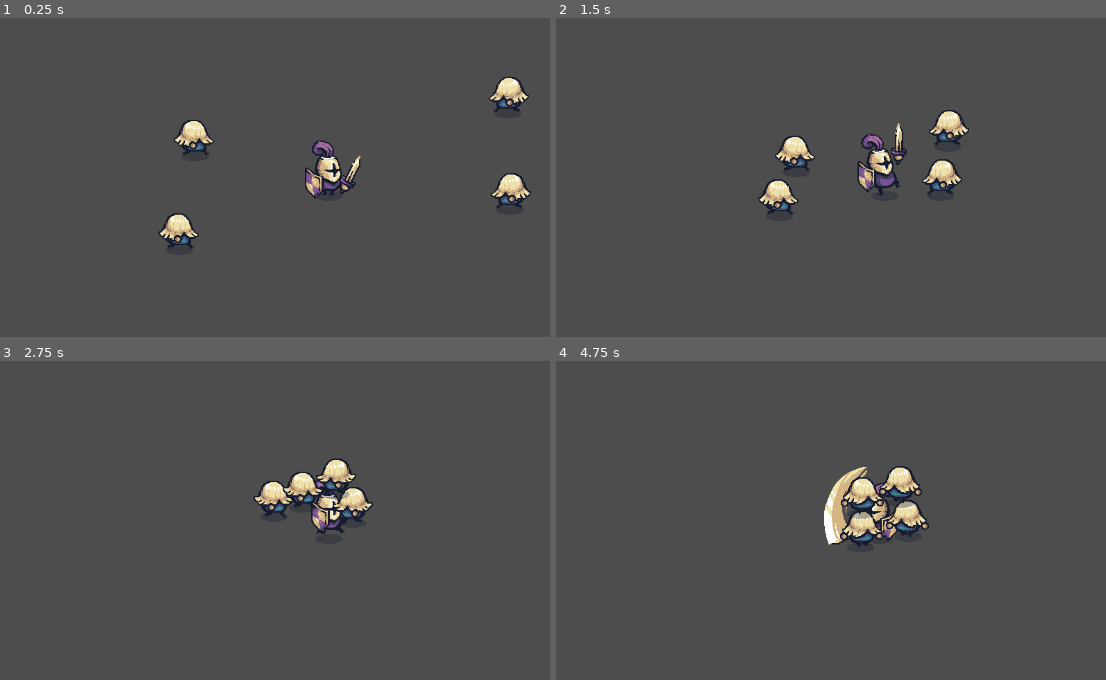
Above: before the commit, frames 1-4 (two rows, left to right).
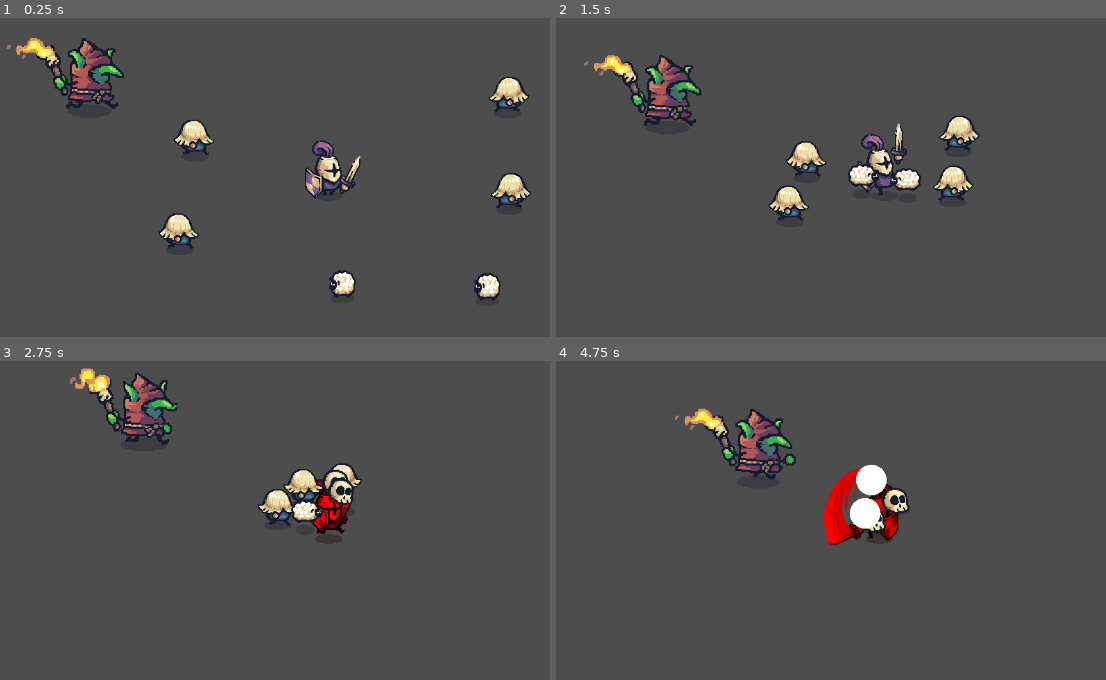
Above: after the commit, the same moments.

Repository: AlekssandherMax/godot-course
Game: Godot game, scene res://test scenes/testPlayer.tscn
The game is run twice, just before and just after one commit, with the same random seed, the same clock (stepped at 60 frames per second) and the same inputs.
Inputs (mouse positions are in pixels of both pictures, inside the frame that each line leads up to):
- Up to frame 1 (0.25 s): no input
- Up to frame 2 (1.5 s): move the mouse to (1062, 171) at 0.52 s; hold D (move_right) 0.53-1.28 s; click (1062, 171) at 0.6 s; move the mouse to (726, 215) at 1.27 s; hold S (move_down) from 1.28 s (still down); click (726, 215) at 1.35 s
- Up to frame 3 (2.75 s): move the mouse to (407, 437) at 2.02 s; release S (move_down) at 2.03 s; hold D (move_right) from 2.03 s (still down); click (407, 437) at 2.1 s
- Up to frame 4 (4.75 s): move the mouse to (842, 625) at 2.77 s; release D (move_right) at 2.78 s; hold W (move_up) 2.78-3.53 s; click (842, 625) at 2.85 s; move the mouse to (outside the picture) at 3.52 s; hold A (move_left) from 3.53 s (still down); click (outside the picture) at 3.6 s; move the mouse to (644, 469) at 4.27 s; click (644, 469) at 4.35 s

The runs differ from the first frame. In frame 1, 2.7% of the frame differs, in the area x 1-92%, y 6-89%; in frame 2, 5.3%; in frame 3, 4.8%; in frame 4, 5.5%, in the area x 21-68%, y 14-59%.

Commit message:
Feito sistema de dano player e inimigos e adicionado mais 2 inimigos, sheep e goblin

Diff:
--- a/godot-course/game1/enemies/enemy.gd
+++ b/godot-course/game1/enemies/enemy.gd
@@ -3,7 +3,28 @@
 extends Node2D
 
 @export var health: int = 10
+@export var deathPrefab: PackedScene
 
 func damage(amount: int):
 	health -= amount
 	print("Inimigo recebeu dano de ", amount, "e a vida atual é ", health)
+
+	#damagesignal
+	modulate = Color.RED
+	var tween = create_tween()
+	tween.set_ease(Tween.EASE_IN)
+	tween.set_trans(Tween.TRANS_QUINT)
+	tween.tween_property(self, "modulate", Color.WHITE, 0.3)
+
+
+	#Process death
+	if health <= 0:
+		die()
+
+func die() -> void:
+	if deathPrefab:
+		var deathObject = deathPrefab.instantiate()
+		deathObject.position = position
+		get_parent().add_child(deathObject)
+
+	queue_free()
--- /dev/null
+++ b/godot-course/game1/enemies/goblin.tscn
@@ -0,0 +1,81 @@
+[gd_scene load_steps=13 format=3 uid="uid://ciqcd6bvoqcpq"]
+
+[ext_resource type="Script" path="res://enemies/enemy.gd" id="1_p48mm"]
+[ext_resource type="PackedScene" uid="uid://cwv34yafiaxqd" path="res://events/die.tscn" id="2_rro2n"]
+[ext_resource type="Texture2D" uid="uid://bdf1j2smumexl" path="res://addons/Tiny swords/Factions/Goblins/Troops/Torch/Red/Torch_Red.png" id="3_fudbg"]
+[ext_resource type="Script" path="res://behaviors/followPlayer.gd" id="4_yaxa5"]
+
+[sub_resource type="AtlasTexture" id="AtlasTexture_tlu5g"]
+atlas = ExtResource("3_fudbg")
+region = Rect2(0, 192, 192, 192)
+
+[sub_resource type="AtlasTexture" id="AtlasTexture_0adfl"]
+atlas = ExtResource("3_fudbg")
+region = Rect2(192, 192, 192, 192)
+
+[sub_resource type="AtlasTexture" id="AtlasTexture_eesni"]
+atlas = ExtResource("3_fudbg")
+region = Rect2(384, 192, 192, 192)
+
+[sub_resource type="AtlasTexture" id="AtlasTexture_ytnb0"]
+atlas = ExtResource("3_fudbg")
+region = Rect2(576, 192, 192, 192)
+
+[sub_resource type="AtlasTexture" id="AtlasTexture_iusyx"]
+atlas = ExtResource("3_fudbg")
+region = Rect2(768, 192, 192, 192)
+
+[sub_resource type="AtlasTexture" id="AtlasTexture_c3knd"]
+atlas = ExtResource("3_fudbg")
+region = Rect2(960, 192, 192, 192)
+
+[sub_resource type="SpriteFrames" id="SpriteFrames_g0uaf"]
+animations = [{
+"frames": [{
+"duration": 1.0,
+"texture": SubResource("AtlasTexture_tlu5g")
+}, {
+"duration": 1.0,
+"texture": SubResource("AtlasTexture_0adfl")
+}, {
+"duration": 1.0,
+"texture": SubResource("AtlasTexture_eesni")
+}, {
+"duration": 1.0,
+"texture": SubResource("AtlasTexture_ytnb0")
+}, {
+"duration": 1.0,
+"texture": SubResource("AtlasTexture_iusyx")
+}, {
+"duration": 1.0,
+"texture": SubResource("AtlasTexture_c3knd")
+}],
+"loop": true,
+"name": &"default",
+"speed": 10.0
+}]
+
+[sub_resource type="CapsuleShape2D" id="CapsuleShape2D_iafkm"]
+radius = 46.0
+height = 98.0
+
+[node name="goblin" type="CharacterBody2D" groups=["enemies"]]
+script = ExtResource("1_p48mm")
+health = 20
+deathPrefab = ExtResource("2_rro2n")
+
+[node name="AnimatedSprite2D" type="AnimatedSprite2D" parent="."]
+position = Vector2(3.8147e-06, -46)
+scale = Vector2(1.56771, 1.56771)
+sprite_frames = SubResource("SpriteFrames_g0uaf")
+autoplay = "default"
+frame = 3
+frame_progress = 0.947472
+
+[node name="CollisionShape2D" type="CollisionShape2D" parent="."]
+position = Vector2(0, -48)
+shape = SubResource("CapsuleShape2D_iafkm")
+
+[node name="followPlayer" type="Node" parent="."]
+script = ExtResource("4_yaxa5")
+speed = 0.6
--- a/godot-course/game1/enemies/pawn.tscn
+++ b/godot-course/game1/enemies/pawn.tscn
@@ -1,8 +1,9 @@
-[gd_scene load_steps=12 format=3 uid="uid://ckcigheilkvyb"]
+[gd_scene load_steps=13 format=3 uid="uid://ckcigheilkvyb"]
 
 [ext_resource type="Script" path="res://behaviors/followPlayer.gd" id="1_iqp2i"]
 [ext_resource type="Script" path="res://enemies/enemy.gd" id="1_l413a"]
 [ext_resource type="Texture2D" uid="uid://cpcj4bhoqvmnr" path="res://addons/Tiny swords/Factions/Knights/Troops/Pawn/Blue/Pawn_Blue.png" id="1_xjs04"]
+[ext_resource type="PackedScene" uid="uid://cwv34yafiaxqd" path="res://events/die.tscn" id="2_gkpj2"]
 
 [sub_resource type="AtlasTexture" id="AtlasTexture_lrfjk"]
 atlas = ExtResource("1_xjs04")
@@ -60,15 +61,18 @@
 
 [node name="Pawn" type="CharacterBody2D" groups=["enemies"]]
 script = ExtResource("1_l413a")
+health = 4
+deathPrefab = ExtResource("2_gkpj2")
 
 [node name="AnimatedSprite2D" type="AnimatedSprite2D" parent="."]
 position = Vector2(0, -22)
 sprite_frames = SubResource("SpriteFrames_g0uaf")
 autoplay = "default"
 frame = 3
-frame_progress = 0.89357
+frame_progress = 0.779747
 
 [node name="CollisionShape2D" type="CollisionShape2D" parent="."]
+visible = false
 position = Vector2(0, -22)
 shape = SubResource("CapsuleShape2D_iafkm")
 
--- /dev/null
+++ b/godot-course/game1/enemies/sheep.tscn
@@ -0,0 +1,80 @@
+[gd_scene load_steps=13 format=3 uid="uid://bv7pmef8n3jfj"]
+
+[ext_resource type="Script" path="res://enemies/enemy.gd" id="1_h1uc5"]
+[ext_resource type="PackedScene" uid="uid://cwv34yafiaxqd" path="res://events/die.tscn" id="2_mtonw"]
+[ext_resource type="Texture2D" uid="uid://dh7dnhmqivqh" path="res://addons/Tiny swords/Resources/Sheep/HappySheep_Bouncing.png" id="3_ce85c"]
+[ext_resource type="Script" path="res://behaviors/followPlayer.gd" id="4_brdaa"]
+
+[sub_resource type="AtlasTexture" id="AtlasTexture_q8isc"]
+atlas = ExtResource("3_ce85c")
+region = Rect2(0, 0, 128, 128)
+
+[sub_resource type="AtlasTexture" id="AtlasTexture_p0e56"]
+atlas = ExtResource("3_ce85c")
+region = Rect2(128, 0, 128, 128)
+
+[sub_resource type="AtlasTexture" id="AtlasTexture_kjpwt"]
+atlas = ExtResource("3_ce85c")
+region = Rect2(256, 0, 128, 128)
+
+[sub_resource type="AtlasTexture" id="AtlasTexture_1iw4v"]
+atlas = ExtResource("3_ce85c")
+region = Rect2(384, 0, 128, 128)
+
+[sub_resource type="AtlasTexture" id="AtlasTexture_rjhc0"]
+atlas = ExtResource("3_ce85c")
+region = Rect2(512, 0, 128, 128)
+
+[sub_resource type="AtlasTexture" id="AtlasTexture_urdqc"]
+atlas = ExtResource("3_ce85c")
+region = Rect2(640, 0, 128, 128)
+
+[sub_resource type="SpriteFrames" id="SpriteFrames_g0uaf"]
+animations = [{
+"frames": [{
+"duration": 1.0,
+"texture": SubResource("AtlasTexture_q8isc")
+}, {
+"duration": 1.0,
+"texture": SubResource("AtlasTexture_p0e56")
+}, {
+"duration": 1.0,
+"texture": SubResource("AtlasTexture_kjpwt")
+}, {
+"duration": 1.0,
+"texture": SubResource("AtlasTexture_1iw4v")
+}, {
+"duration": 1.0,
+"texture": SubResource("AtlasTexture_rjhc0")
+}, {
+"duration": 1.0,
+"texture": SubResource("AtlasTexture_urdqc")
+}],
+"loop": true,
+"name": &"default",
+"speed": 10.0
+}]
+
+[sub_resource type="CapsuleShape2D" id="CapsuleShape2D_iafkm"]
+radius = 19.0
+height = 38.0
+
+[node name="sheep" type="CharacterBody2D" groups=["enemies"]]
+script = ExtResource("1_h1uc5")
+health = 1
+deathPrefab = ExtResource("2_mtonw")
+
+[node name="AnimatedSprite2D" type="AnimatedSprite2D" parent="."]
+position = Vector2(0, -18)
+sprite_frames = SubResource("SpriteFrames_g0uaf")
+autoplay = "default"
+frame = 5
+frame_progress = 0.0974656
+
+[node name="CollisionShape2D" type="CollisionShape2D" parent="."]
+position = Vector2(0, -21)
+shape = SubResource("CapsuleShape2D_iafkm")
+
+[node name="followPlayer" type="Node" parent="."]
+script = ExtResource("4_brdaa")
+speed = 2.0
--- /dev/null
+++ b/godot-course/game1/events/die.tscn
@@ -0,0 +1,67 @@
+[gd_scene load_steps=5 format=3 uid="uid://cwv34yafiaxqd"]
+
+[ext_resource type="Texture2D" uid="uid://ckcblc4cqecpw" path="res://addons/Tiny swords/Factions/Knights/Troops/Dead/Dead.png" id="1_wgyn8"]
+
+[sub_resource type="Animation" id="Animation_j4mgn"]
+length = 0.001
+tracks/0/type = "value"
+tracks/0/imported = false
+tracks/0/enabled = true
+tracks/0/path = NodePath(".:frame_coords")
+tracks/0/interp = 1
+tracks/0/loop_wrap = true
+tracks/0/keys = {
+"times": PackedFloat32Array(0),
+"transitions": PackedFloat32Array(1),
+"update": 1,
+"values": [Vector2i(0, 0)]
+}
+
+[sub_resource type="Animation" id="Animation_0xbc3"]
+resource_name = "deffault"
+length = 2.1
+loop_mode = 2
+tracks/0/type = "value"
+tracks/0/imported = false
+tracks/0/enabled = true
+tracks/0/path = NodePath(".:frame_coords")
+tracks/0/interp = 1
+tracks/0/loop_wrap = true
+tracks/0/keys = {
+"times": PackedFloat32Array(0, 0.1, 0.2, 0.3, 0.4, 0.5, 0.6, 1.3, 1.4, 1.5, 1.6, 1.7, 1.8, 1.9),
+"transitions": PackedFloat32Array(1, 1, 1, 1, 1, 1, 1, 1, 1, 1, 1, 1, 1, 1),
+"update": 1,
+"values": [Vector2i(0, 0), Vector2i(1, 0), Vector2i(2, 0), Vector2i(3, 0), Vector2i(4, 0), Vector2i(5, 0), Vector2i(6, 0), Vector2i(0, 1), Vector2i(1, 1), Vector2i(2, 1), Vector2i(3, 1), Vector2i(4, 1), Vector2i(5, 1), Vector2i(6, 1)]
+}
+tracks/1/type = "method"
+tracks/1/imported = false
+tracks/1/enabled = true
+tracks/1/path = NodePath(".")
+tracks/1/interp = 1
+tracks/1/loop_wrap = true
+tracks/1/keys = {
+"times": PackedFloat32Array(2.1),
+"transitions": PackedFloat32Array(1),
+"values": [{
+"args": [],
+"method": &"queue_free"
+}]
+}
+
+[sub_resource type="AnimationLibrary" id="AnimationLibrary_t4ihh"]
+_data = {
+"RESET": SubResource("Animation_j4mgn"),
+"deffault": SubResource("Animation_0xbc3")
+}
+
+[node name="Die" type="Sprite2D"]
+texture = ExtResource("1_wgyn8")
+offset = Vector2(0, -30)
+hframes = 7
+vframes = 2
+
+[node name="AnimationPlayer" type="AnimationPlayer" parent="."]
+libraries = {
+"": SubResource("AnimationLibrary_t4ihh")
+}
+autoplay = "deffault"
--- a/godot-course/game1/player/player.gd
+++ b/godot-course/game1/player/player.gd
@@ -6,10 +6,16 @@
 @onready var animationPlayer: AnimationPlayer = $AnimationPlayer
 @onready var swordArea: Area2D = $swordArea
 
+@export var health: int = 100
+@export var deathPrefab: PackedScene
+@onready var hitboxArea: Area2D = $hitbox
+
+
 var input_vector: Vector2 = Vector2(0, 0)
 var isRunning: bool = false
 var isAttacking: bool = false
 var attackColdown: float = 0
+var hitboxColdown: float = 0
 
 func _process(delta: float) -> void:
 	readInput()
@@ -21,6 +27,12 @@
 			animationPlayer.play("idle")
 		pass
 	GameManager.playerPosition = position
+
+	if not isAttacking:
+		rotateSprite()
+
+	#process damdage
+	updateHitboxDetection(delta)
 
 func _physics_process(delta: float) -> void:
 	#To change velocity
@@ -43,7 +55,7 @@
 			else:
 				animationPlayer.play("idle")
 			pass
-
+func rotateSprite():
 	#To flip sprite
 	if input_vector.x > 0:
 		sprite.flip_h = false
@@ -81,5 +93,58 @@
 	for body in bodies:
 		if body.is_in_group("enemies"):
 			var Enemy: enemy = body
-			Enemy.damage(swordDamage)
+
+			var directionToEnemy = (Enemy.position - position).normalized()
+			var attackDirection: Vector2
+			if sprite.flip_h:
+				attackDirection = Vector2.LEFT
+			else:
+				attackDirection = Vector2.RIGHT
+			var dotPtoduct = directionToEnemy.dot(attackDirection)
+
+			print("Dot:", dotPtoduct)
+
+			if dotPtoduct >= 0.3:
+				Enemy.damage(swordDamage)
 	pass
+
+func damage(amount: int):
+	if health <= 0: return
+	health -= amount
+	print("Player recebeu dano de ", amount, "e a vida atual é ", health)
+
+	#damagesignal
+	modulate = Color.RED
+	var tween = create_tween()
+	tween.set_ease(Tween.EASE_IN)
+	tween.set_trans(Tween.TRANS_QUINT)
+	tween.tween_property(self, "modulate", Color.WHITE, 0.3)
+
+
+	#Process death
+	if health <= 0:
+		die()
+
+func die() -> void:
+	if deathPrefab:
+		var deathObject = deathPrefab.instantiate()
+		deathObject.position = position
+		get_parent().add_child(deathObject)
+
+	queue_free()
+
+func updateHitboxDetection(delta: float):
+
+	hitboxColdown -= delta
+	if hitboxColdown > 0: return
+
+	hitboxColdown = 0.5
+
+	var bodies = hitboxArea.get_overlapping_bodies()
+	for body in bodies:
+		if body.is_in_group("enemies"):
+			var Enemy: enemy = body
+			var damageAmount = 1
+			damage(damageAmount)
+
+	pass
--- a/godot-course/game1/player/player.tscn
+++ b/godot-course/game1/player/player.tscn
@@ -1,7 +1,8 @@
-[gd_scene load_steps=15 format=3 uid="uid://05ntmjugqn4w"]
+[gd_scene load_steps=17 format=3 uid="uid://05ntmjugqn4w"]
 
 [ext_resource type="Script" path="res://player/player.gd" id="1_fftt1"]
 [ext_resource type="Texture2D" uid="uid://cwwnpfytfmtov" path="res://addons/Tiny swords/Factions/Knights/Troops/Warrior/Purple/Warrior_Purple.png" id="1_ygk7i"]
+[ext_resource type="PackedScene" uid="uid://cwv34yafiaxqd" path="res://events/die.tscn" id="2_5enmx"]
 
 [sub_resource type="CapsuleShape2D" id="CapsuleShape2D_dgx66"]
 radius = 13.0
@@ -221,7 +222,7 @@
 
 [sub_resource type="Animation" id="Animation_w6818"]
 resource_name = "run"
-length = 0.5
+length = 0.6
 loop_mode = 1
 tracks/0/type = "value"
 tracks/0/imported = false
@@ -230,10 +231,10 @@
 tracks/0/interp = 1
 tracks/0/loop_wrap = true
 tracks/0/keys = {
-"times": PackedFloat32Array(0, 0.1, 0.2, 0.3, 0.4),
-"transitions": PackedFloat32Array(1, 1, 1, 1, 1),
+"times": PackedFloat32Array(0, 0.1, 0.2, 0.3, 0.4, 0.5),
+"transitions": PackedFloat32Array(1, 1, 1, 1, 1, 1),
 "update": 0,
-"values": [Vector2i(0, 1), Vector2i(1, 1), Vector2i(2, 1), Vector2i(3, 1), Vector2i(4, 1)]
+"values": [Vector2i(0, 1), Vector2i(1, 1), Vector2i(2, 1), Vector2i(3, 1), Vector2i(4, 1), Vector2i(5, 1)]
 }
 
 [sub_resource type="AnimationLibrary" id="AnimationLibrary_0uo0s"]
@@ -252,10 +253,14 @@
 [sub_resource type="CircleShape2D" id="CircleShape2D_t2uhr"]
 radius = 74.0068
 
+[sub_resource type="CircleShape2D" id="CircleShape2D_dh6cb"]
+radius = 31.1448
+
 [node name="player" type="CharacterBody2D"]
 position = Vector2(480, 391)
 motion_mode = 1
 script = ExtResource("1_fftt1")
+deathPrefab = ExtResource("2_5enmx")
 
 [node name="Sprite2D" type="Sprite2D" parent="."]
 position = Vector2(0, -28)
@@ -281,3 +286,10 @@
 [node name="CollisionShape2D" type="CollisionShape2D" parent="swordArea"]
 shape = SubResource("CircleShape2D_t2uhr")
 debug_color = Color(0.874187, 0.627237, 0.498469, 0)
+
+[node name="hitbox" type="Area2D" parent="."]
+
+[node name="CollisionShape2D" type="CollisionShape2D" parent="hitbox"]
+position = Vector2(-1, -25)
+shape = SubResource("CircleShape2D_dh6cb")
+debug_color = Color(0.854902, 0.0392157, 0, 0.419608)
--- a/godot-course/game1/test scenes/testPlayer.tscn
+++ b/godot-course/game1/test scenes/testPlayer.tscn
@@ -1,9 +1,11 @@
-[gd_scene load_steps=5 format=3 uid="uid://qg06kk1ig4l8"]
+[gd_scene load_steps=7 format=3 uid="uid://qg06kk1ig4l8"]
 
 [ext_resource type="Texture2D" uid="uid://cwwnpfytfmtov" path="res://addons/Tiny swords/Factions/Knights/Troops/Warrior/Purple/Warrior_Purple.png" id="1_qkwg3"]
 [ext_resource type="PackedScene" uid="uid://05ntmjugqn4w" path="res://player/player.tscn" id="2_qatlg"]
 [ext_resource type="Script" path="res://test scenes/Camera2D.gd" id="3_u645n"]
 [ext_resource type="PackedScene" uid="uid://ckcigheilkvyb" path="res://enemies/pawn.tscn" id="3_w5wh6"]
+[ext_resource type="PackedScene" uid="uid://bv7pmef8n3jfj" path="res://enemies/sheep.tscn" id="5_j5s0p"]
+[ext_resource type="PackedScene" uid="uid://ciqcd6bvoqcpq" path="res://enemies/goblin.tscn" id="6_sjs31"]
 
 [node name="TestPlayer" type="Node2D"]
 
@@ -100,3 +102,12 @@
 
 [node name="Pawn4" parent="." instance=ExtResource("3_w5wh6")]
 position = Vector2(791, 162)
+
+[node name="sheep" parent="." instance=ExtResource("5_j5s0p")]
+position = Vector2(539, 493)
+
+[node name="sheep2" parent="." instance=ExtResource("5_j5s0p")]
+position = Vector2(780, 476)
+
+[node name="sheep3" parent="." instance=ExtResource("6_sjs31")]
+position = Vector2(154, 164)
Not shown, changed: godot-course/game1/Tiny sword.exe
